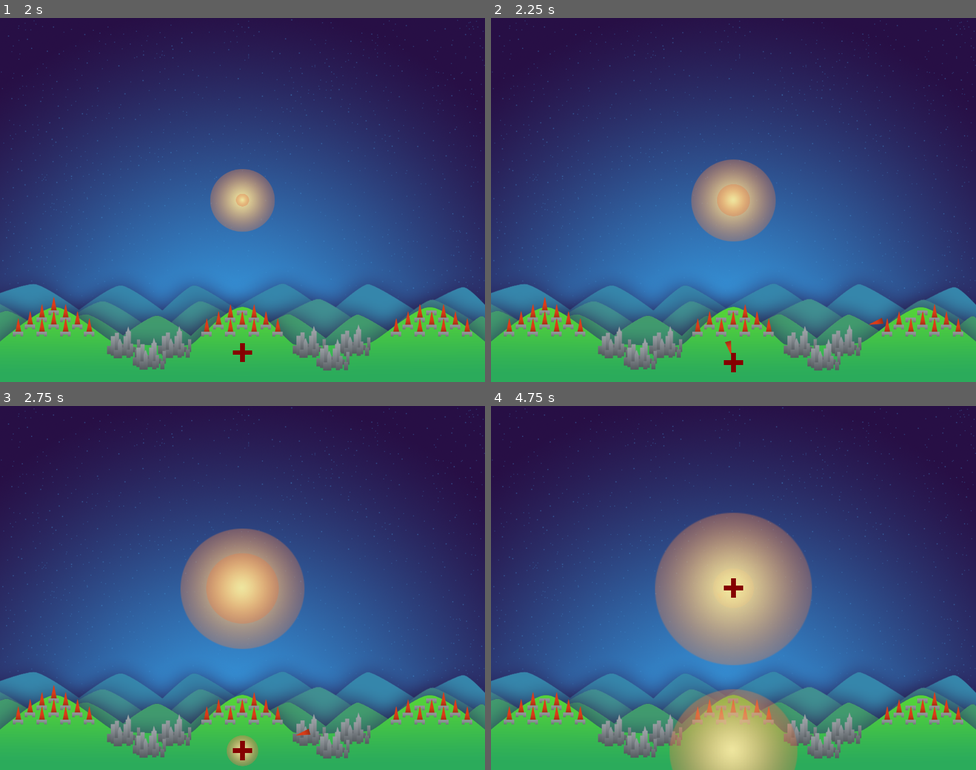
Above: before the commit, frames 1-4 (two rows, left to right).
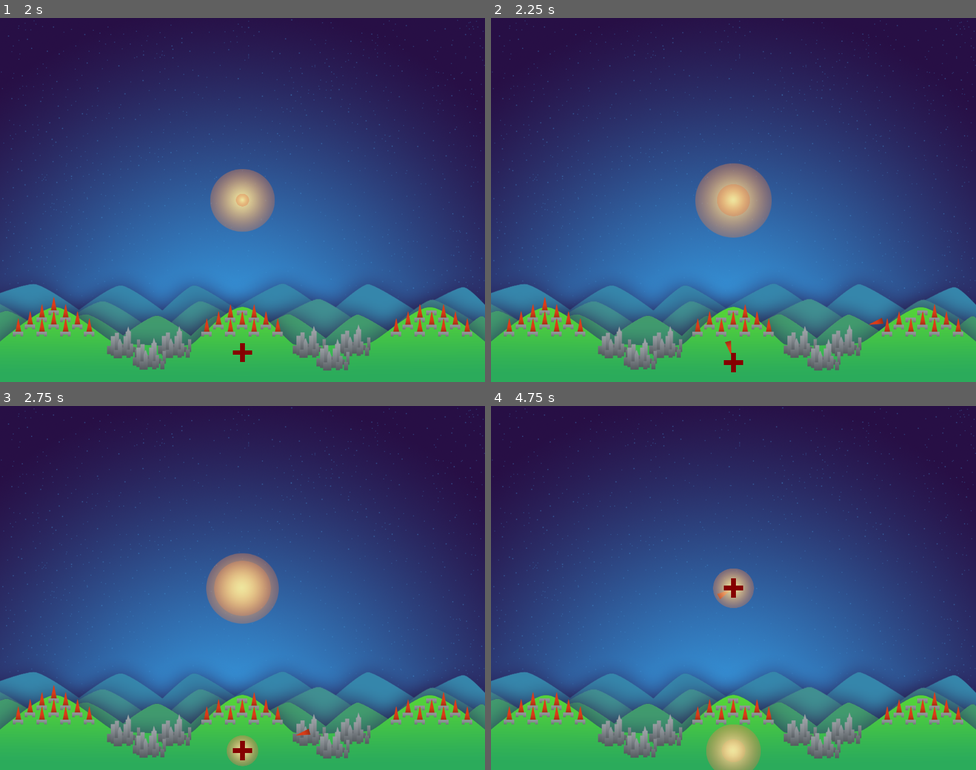
Above: after the commit, the same moments.

Repository: ghfox/MissileCommand
Game: Godot game, scene res://Scn/Main.tscn
Two runs of this game, one before a commit and one after it. Both use one fixed random seed, a clock stepped at 60 frames per second and the inputs below.
Inputs:
- Up to frame 1 (2 s): tap Enter at 0.5 s; hold D (fire_right) 0.53-1.28 s; hold W (fire_center) 0.53-1.28 s; tap Space at 1.25 s; hold Down (move_down) from 1.28 s (still down); tap Shift (move_faster) at 1.35 s
- Up to frame 2 (2.25 s): release Down (move_down) at 2.03 s; hold D (fire_right) from 2.03 s (still down); hold W (fire_center) from 2.03 s (still down)
- Up to frame 3 (2.75 s): keep holding D (fire_right); keep holding W (fire_center)
- Up to frame 4 (4.75 s): release D (fire_right) at 2.78 s; release W (fire_center) at 2.78 s; hold Up (move_up) 2.78-3.53 s; tap Shift (move_faster) at 2.85, 4.35 s; hold W (fire_center) 3.53-4.28 s; hold A (fire_left) from 3.53 s (still down)

Frame 1 is identical in both runs. In frame 2, 0.6% of the frame differs, in the area x 41-59%, y 38-62%; in frame 3, 5.7%; in frame 4, 15%, in the area x 33-67%, y 29-100%.

Commit message:
explosion update

Diff:
--- a/Scn/Explosion.tscn
+++ b/Scn/Explosion.tscn
@@ -7,8 +7,6 @@
 "Explosions",
 ]]
 script = ExtResource( 1 )
-BTIME = 2
-RUNTIME = 3
 
 [node name="Sprite" type="Sprite" parent="."]
 texture = ExtResource( 2 )
--- a/Scn/Missile.tscn
+++ b/Scn/Missile.tscn
@@ -2,7 +2,6 @@
 
 [ext_resource path="res://Scr/Missile.gd" type="Script" id=1]
 [ext_resource path="res://Art/missile.png" type="Texture" id=2]
-
 
 [node name="Missile" type="Node2D"]
 script = ExtResource( 1 )
--- a/Scr/Explosion.gd
+++ b/Scr/Explosion.gd
@@ -1,21 +1,21 @@
 extends Node2D
 
 var time = 0
-var xscale = Vector2(0,0)
-export var BTIME = 3
-export var RUNTIME = 6
+var scalex = 0.0
+export var BTIME = 1
+export var RUNTIME = 3
 
 func _ready():
-	get_node("Sprite").set_scale(xscale)
+	$Sprite.set_scale(Vector2(scalex,scalex))
 	pass
 
 func _process(delta):
 	time += delta
 	if time <= BTIME:
-		xscale = Vector2(time/BTIME,time/BTIME)
-		get_node("Sprite").set_scale(xscale * 2)
+		scalex = time/BTIME
 	else:
-		get_node("Sprite").set_visible(( (time * 15) as int % 2) > 0)
+		scalex = (RUNTIME - time) / (RUNTIME - BTIME)
 		if time >= RUNTIME:
 			queue_free()
+	$Sprite.set_scale(Vector2(scalex,scalex))
 	pass
